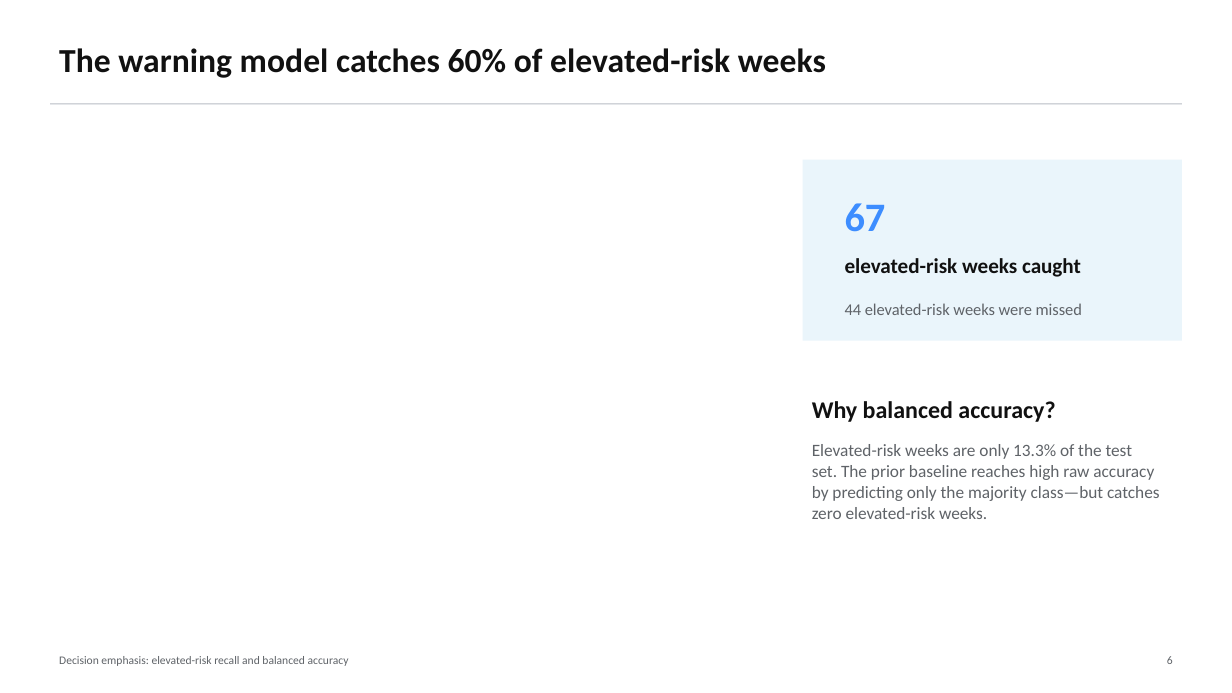
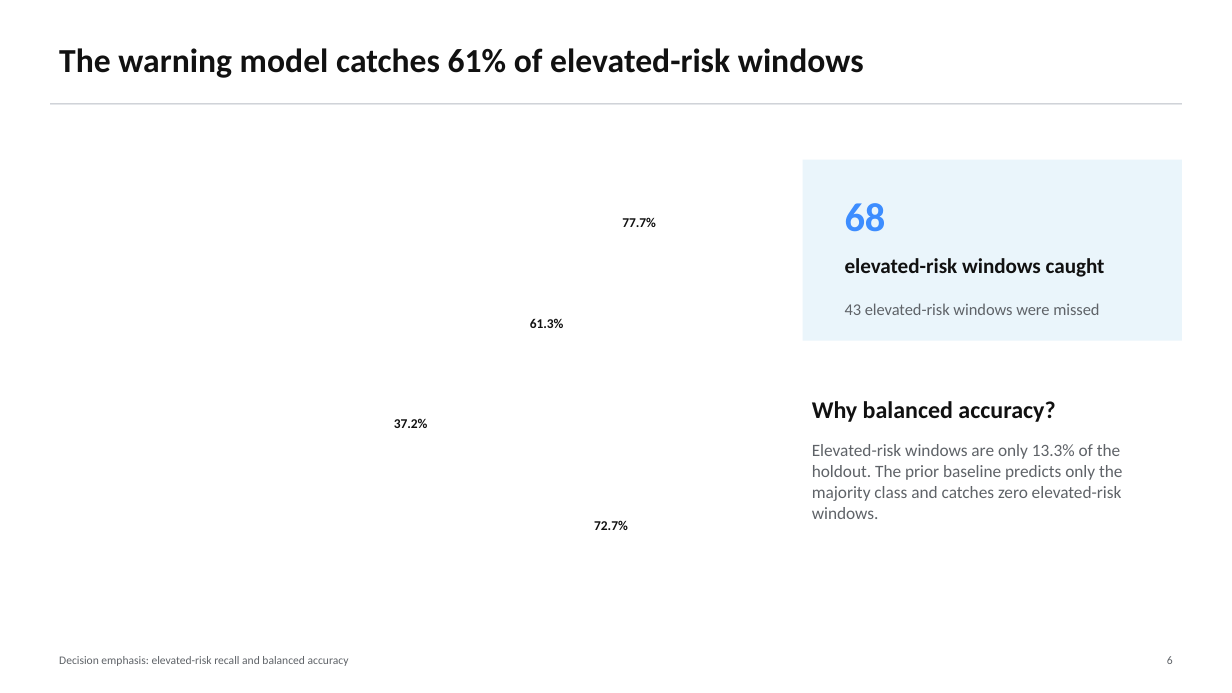
Before and after one commit to pdwi2020/bootcamp_paritosh_dwivedi, a slide deck: slide 6 of project/reports/stakeholder_presentation.pptx. Drawn at 1232x693 pixels with LibreOffice and Linux fonts; fonts in the diff are those of the drawing. Boxes give left, top, right and bottom in pixels: in the first picture for what was removed or moved away, otherwise in the second. Text is boxed around its words. In the diff, an @@ line names an element or a change of style, - is before the commit and + after.

```diff
--- a/project/reports/stakeholder_presentation.pptx
+++ b/project/reports/stakeholder_presentation.pptx
@@ text at (x1=59, y1=48, x2=864, y2=78): text changed @@
-The warning model catches 60% of elevated-risk weeks
+The warning model catches 61% of elevated-risk windows
@@ text at (x1=845, y1=203, x2=886, y2=232): text changed @@
-67
+68
@@ text added at (x1=622, y1=217, x2=656, y2=227), 10.5 pt, text #111111, bold @@
+77.7%
@@ text at (x1=845, y1=258, x2=1105, y2=277): text changed @@
-elevated-risk weeks caught
+elevated-risk windows caught
@@ text added at (x1=530, y1=318, x2=564, y2=328), 10.5 pt, text #111111, bold @@
+61.3%
@@ text at (x1=845, y1=303, x2=1099, y2=315): text changed @@
-44 elevated-risk weeks were missed
+43 elevated-risk windows were missed
@@ text added at (x1=394, y1=418, x2=428, y2=428), 10.5 pt, text #111111, bold @@
+37.2%
@@ text at (x1=812, y1=444, x2=1122, y2=519): text changed @@
-Elevated-risk weeks are only 13.3% of the test set. The prior baseline reaches high raw accuracy by predicting only the majority class—but catches zero elevated-risk weeks.
+Elevated-risk windows are only 13.3% of the holdout. The prior baseline predicts only the majority class and catches zero elevated-risk windows.
@@ text added at (x1=594, y1=520, x2=628, y2=530), 10.5 pt, text #111111, bold @@
+72.7%
```
Also in this commit, not shown: 6 other slides changed, 1 slide added, 1 slide removed, 30 other files.
